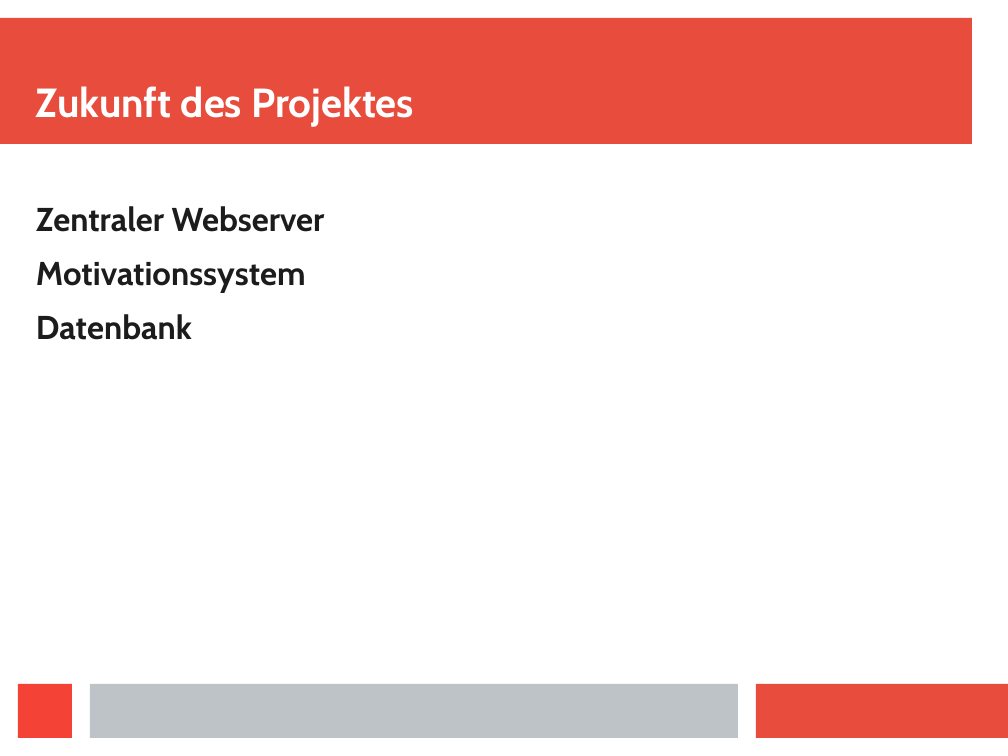
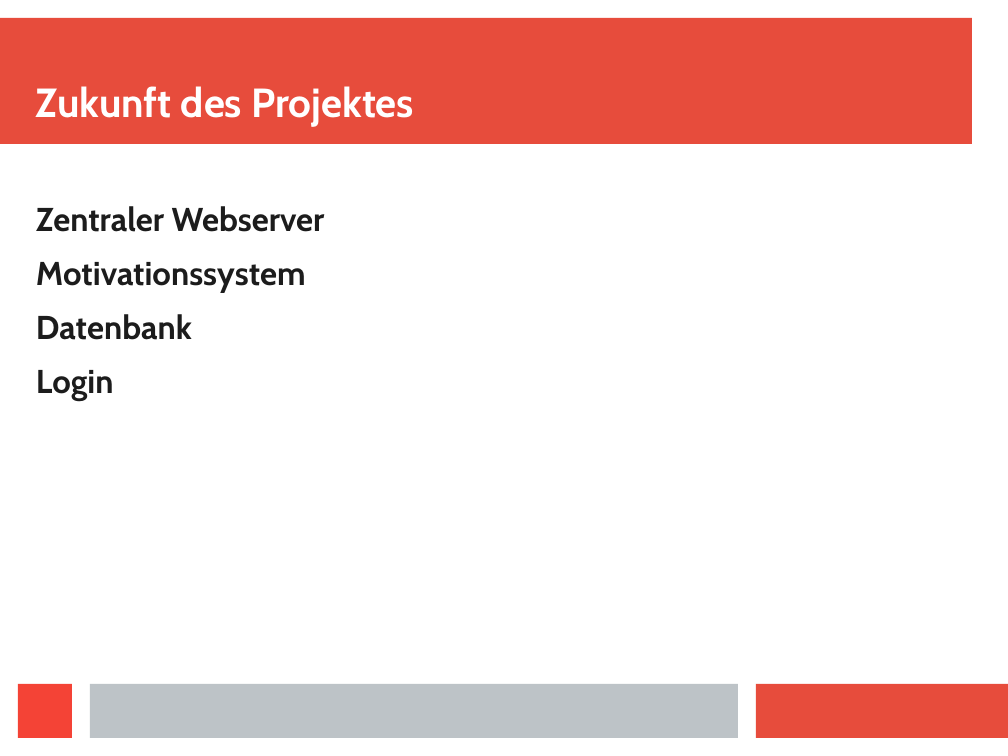
Before and after one commit to freiqu/Buy2gether, a slide deck: slide 6 of Praesentation.odp. Drawn at 1008x756 pixels with LibreOffice and Linux fonts; fonts in the diff are those of the drawing. Boxes give left, top, right and bottom in pixels: in the first picture for what was removed or moved away, otherwise in the second. Text is boxed around its words. In the diff, an @@ line names an element or a change of style, - is before the commit and + after.

```diff
--- a/Praesentation.odp
+++ b/Praesentation.odp
@@ text at (36,370,114,400): paragraph added @@
+Login
```
Also in this commit, not shown: 1 other file.
